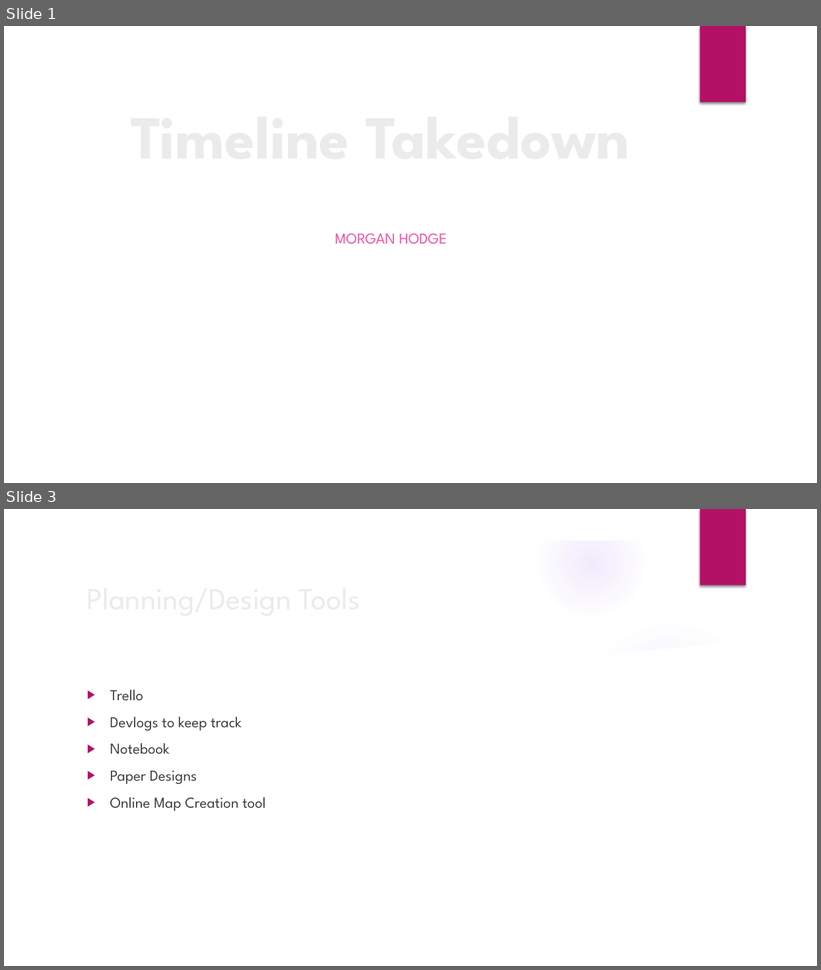
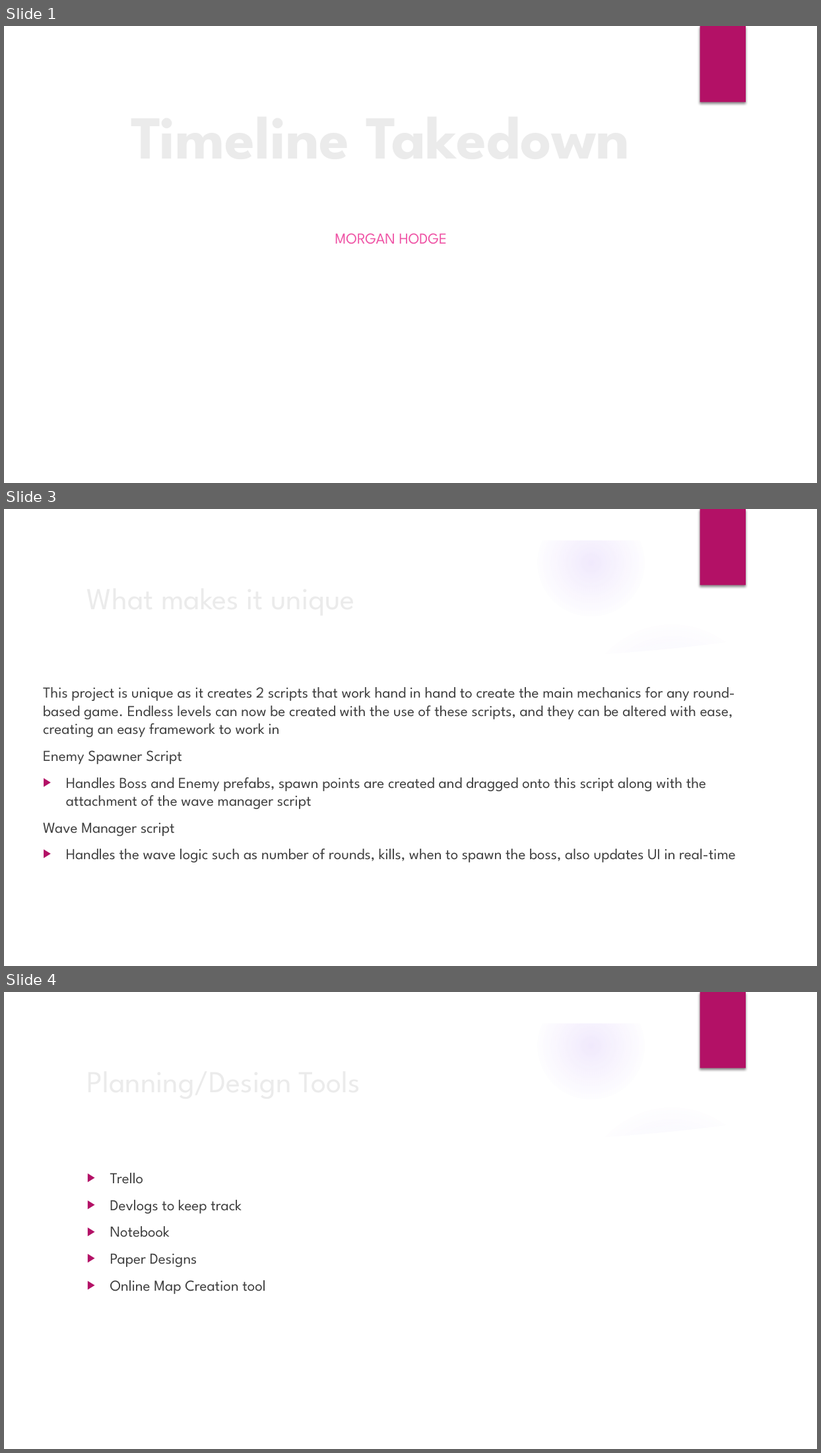
Before and after one commit to Mdot5596/Timeline-Takedown, a slide deck: Documentation/VivaPP.pptx. Shown one above the other, each under a label of ours: slides 1 and 3 before the commit, slides 1, 3 and 4 after it; the slides between them are not shown. The pictures are 821x970 and 821x1453 pixels, drawn with LibreOffice and Linux fonts; fonts in the diff are those of the drawing; background and template pictures are left out. Boxes give left, top, right and bottom in pixels: in the first picture for what was removed or moved away, otherwise in the second. Text is boxed around its words. In the diff, an @@ line names an element or a change of style, - is before the commit and + after.

```diff
--- a/Documentation/VivaPP.pptx
+++ b/Documentation/VivaPP.pptx
@@ slide 3 added at (x1=4, y1=509, x2=817, y2=966), background picture (left out); not listed: 9 template elements that a slide beside it also shows @@
@@ title added at (x1=81, y1=574, x2=665, y2=621), 36 pt, text #EBEBEB @@
+What makes it unique
@@ text added at (x1=43, y1=687, x2=736, y2=863), 18 pt, text #404040 @@
+This project is unique as it creates 2 scripts that work hand in hand to create the main mechanics for any round-based game. Endless levels can now be created with the use of these scripts, and they can be altered with ease, creating an easy framework to work in
+Enemy Spawner Script
+▶ Handles Boss and Enemy prefabs, spawn points are created and dragged onto this script along with the attachment of the wave manager script
+Wave Manager script
+▶ Handles the wave logic such as number of rounds, kills, when to spawn the boss, also updates UI in real-time
@@ what was slide 3 is now slide 4 @@
```
Also in this commit, not shown: 1 slide changed.
